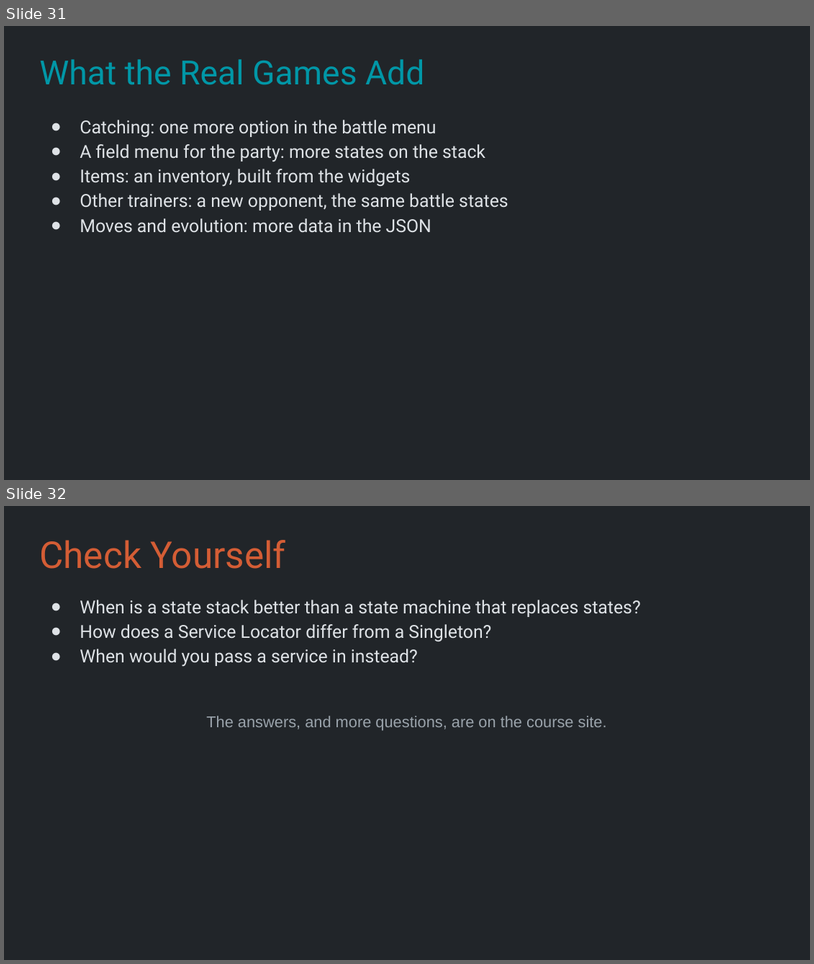
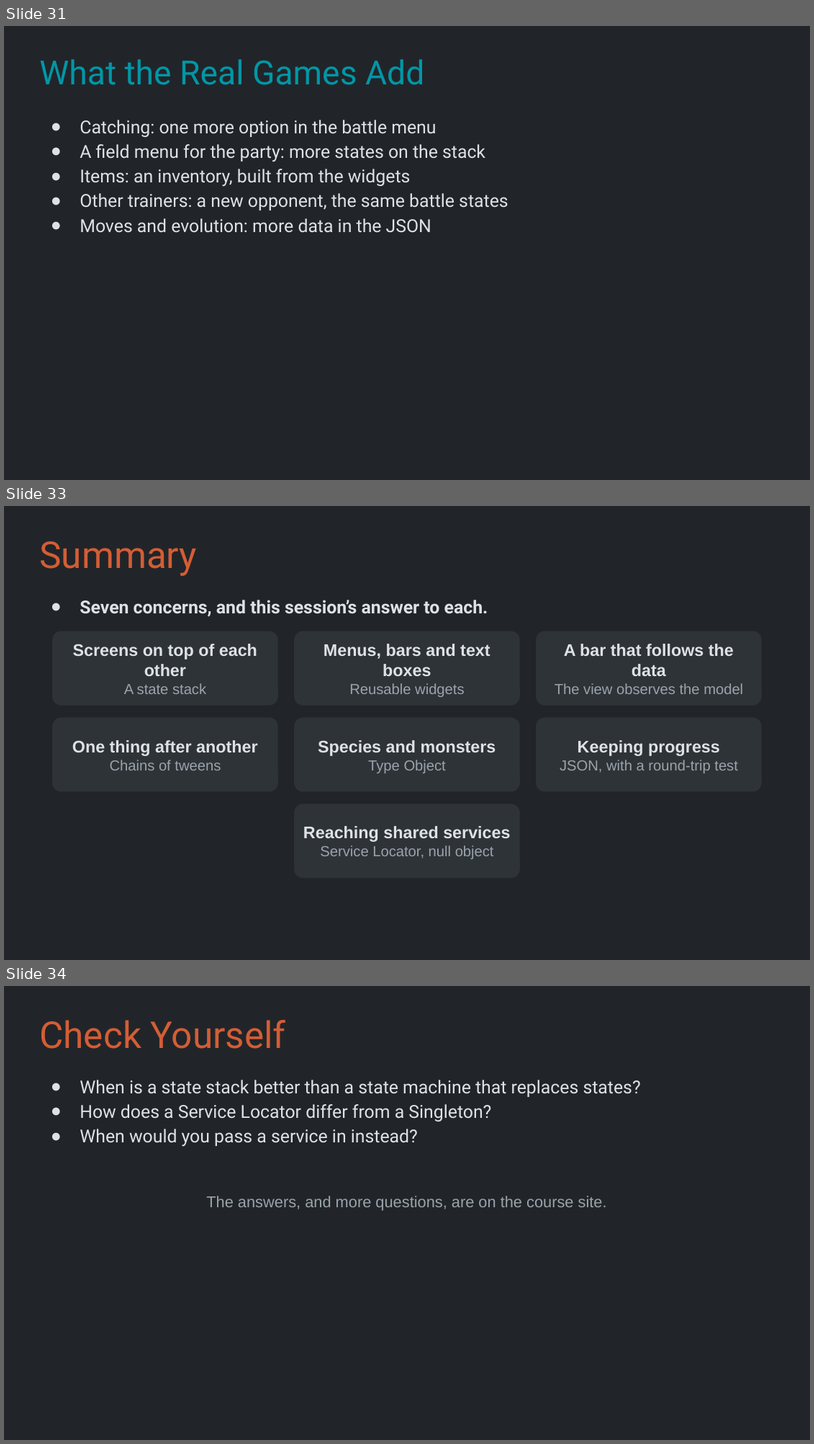
Before and after one commit to Metamate/gar, a slide deck: slides/10 Pokemon.pptx. Shown one above the other, each under a label of ours: slides 31 and 32 before the commit, slides 31, 33 and 34 after it; the slides between them are not shown. The pictures are 814x964 and 814x1444 pixels, drawn with LibreOffice and Linux fonts; fonts in the diff are those of the drawing. Boxes give left, top, right and bottom in pixels: in the first picture for what was removed or moved away, otherwise in the second. Text is boxed around its words. In the diff, an @@ line names an element or a change of style, - is before the commit and + after.

```diff
--- a/slides/10 Pokemon.pptx
+++ b/slides/10 Pokemon.pptx
@@ slide 33 added at [4,506,810,960], background #212529 @@
@@ title added at [39,541,197,576], 33 pt, text #D45D35 @@
+Summary
@@ text added at [80,600,489,617], 16 pt, text #DEE2E6, bold @@
+● Seven concerns, and this session’s answer to each.
@@ rounded rectangle added at [52,631,278,705], fill #2E3338, 15 pt, text #DEE2E6, bold @@
+Screens on top of each other
+A state stack
@@ rounded rectangle added at [294,631,520,705], fill #2E3338, 15 pt, text #DEE2E6, bold @@
+Menus, bars and text boxes
+Reusable widgets
@@ rounded rectangle added at [536,631,762,705], fill #2E3338, 13 pt, text #9AA3AB @@
+A bar that follows the data
+The view observes the model
@@ rounded rectangle added at [52,717,278,791], fill #2E3338, 15 pt, text #DEE2E6, bold @@
+One thing after another
+Chains of tweens
@@ rounded rectangle added at [294,717,520,791], fill #2E3338, 15 pt, text #DEE2E6, bold @@
+Species and monsters
+Type Object
@@ rounded rectangle added at [536,717,762,791], fill #2E3338, 13 pt, text #9AA3AB @@
+Keeping progress
+JSON, with a round-trip test
@@ rounded rectangle added at [294,803,520,878], fill #2E3338, 13 pt, text #9AA3AB @@
+Reaching shared services
+Service Locator, null object
@@ what was slide 32 is now slide 34 @@
```
Also in this commit, not shown: 1 other slide added, 20 other files.
